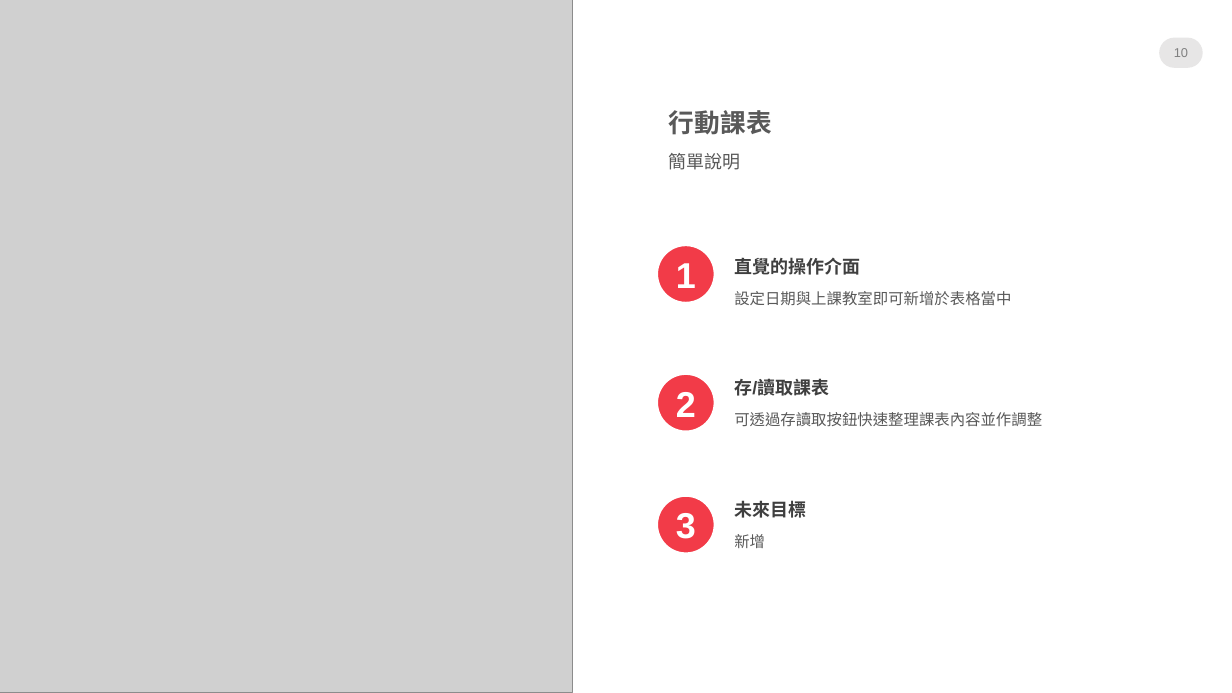
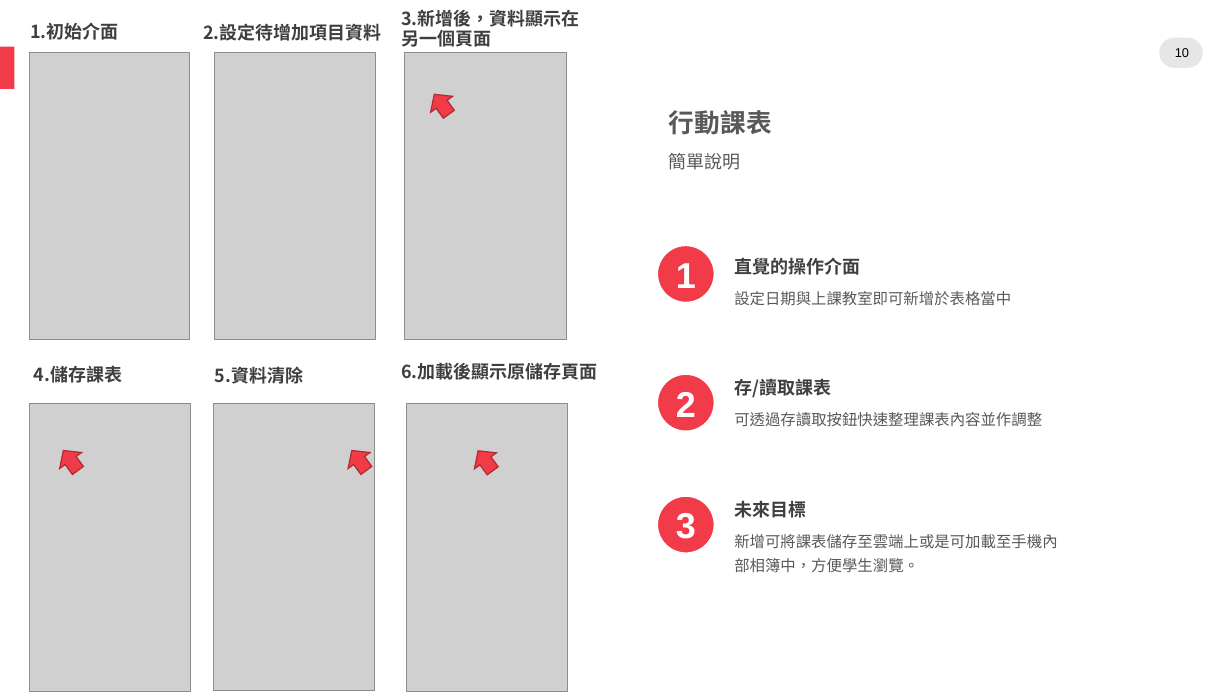
Before and after one commit to bennytzang-ntut109368085/OS_final_student-assistant, a slide deck: slide 10 of operating_system final project.pptx. Drawn at 1232x693 pixels with LibreOffice and Linux fonts; fonts in the diff are those of the drawing; grey boxes stand for pictures; background and template pictures are left out. Boxes give left, top, right and bottom in pixels: in the first picture for what was removed or moved away, otherwise in the second. Text is boxed around its words. In the diff, an @@ line names an element or a change of style, - is before the commit and + after.

```diff
--- a/operating_system final project.pptx
+++ b/operating_system final project.pptx
@@ picture removed at (0, 0, 572, 693) @@
@@ text added at (30, 23, 118, 40), 14 pt, text #3F3F3F, bold @@
+1.初始介面
@@ text added at (203, 23, 381, 41), 14 pt, text #3F3F3F, bold @@
+2.設定待增加項目資料
@@ text added at (401, 9, 579, 47), 14 pt, text #3F3F3F, bold @@
+3.新增後，資料顯示在另一個頁面
@@ rounded rectangle added at (0, 47, 15, 90), fill #F23B48 @@
@@ picture added at (30, 53, 189, 340) @@
@@ picture added at (214, 53, 375, 340) @@
@@ picture added at (405, 53, 567, 340) @@
@@ page number at (1175, 48, 1189, 57): text colour #808080 to #000000; vertical alignment middle to top @@
@@ down arrow added at (423, 87, 459, 123), fill #F23B48, outline #B32C35 1 pt @@
@@ text added at (34, 365, 122, 383), 14 pt, text #3F3F3F, bold @@
+4.儲存課表
@@ text added at (215, 366, 303, 384), 14 pt, text #3F3F3F, bold @@
+5.資料清除
@@ text added at (401, 363, 597, 380), 14 pt, text #3F3F3F, bold @@
+6.加載後顯示原儲存頁面
@@ font Arial to Noto Sans CJK SC in 3 elements at (734, 291, 1011, 305), (734, 412, 1042, 426), (734, 379, 831, 397) @@
@@ picture added at (30, 404, 190, 692) @@
@@ picture added at (213, 404, 373, 691) @@
@@ picture added at (407, 404, 567, 692) @@
@@ down arrow added at (53, 443, 89, 479), fill #F23B48, outline #B32C35 1 pt @@
@@ down arrow added at (341, 443, 377, 479), fill #F23B48, outline #B32C35 1 pt @@
@@ down arrow added at (468, 443, 504, 479), fill #F23B48, outline #B32C35 1 pt @@
@@ text at (734, 534, 1057, 573): text changed; font Arial to Noto Sans CJK SC @@
-新增
+新增可將課表儲存至雲端上或是可加載至手機內部相簿中，方便學生瀏覽。
```
Also in this commit, not shown: 14 other slides changed, 5 slides added, 7 other files.
